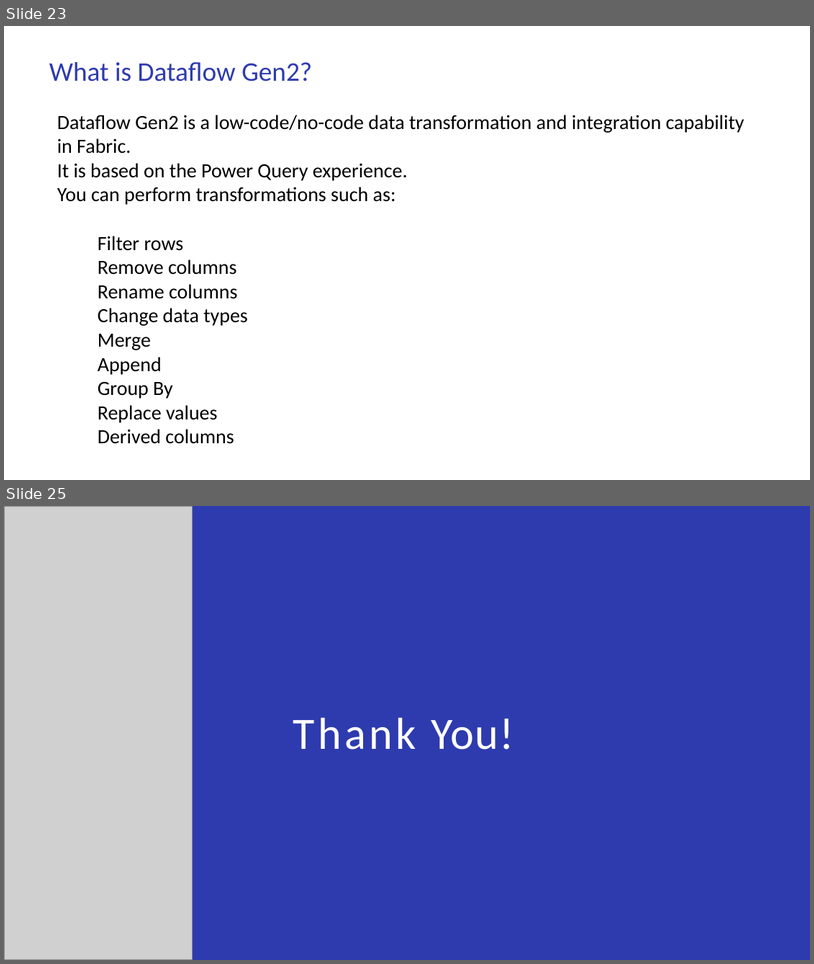
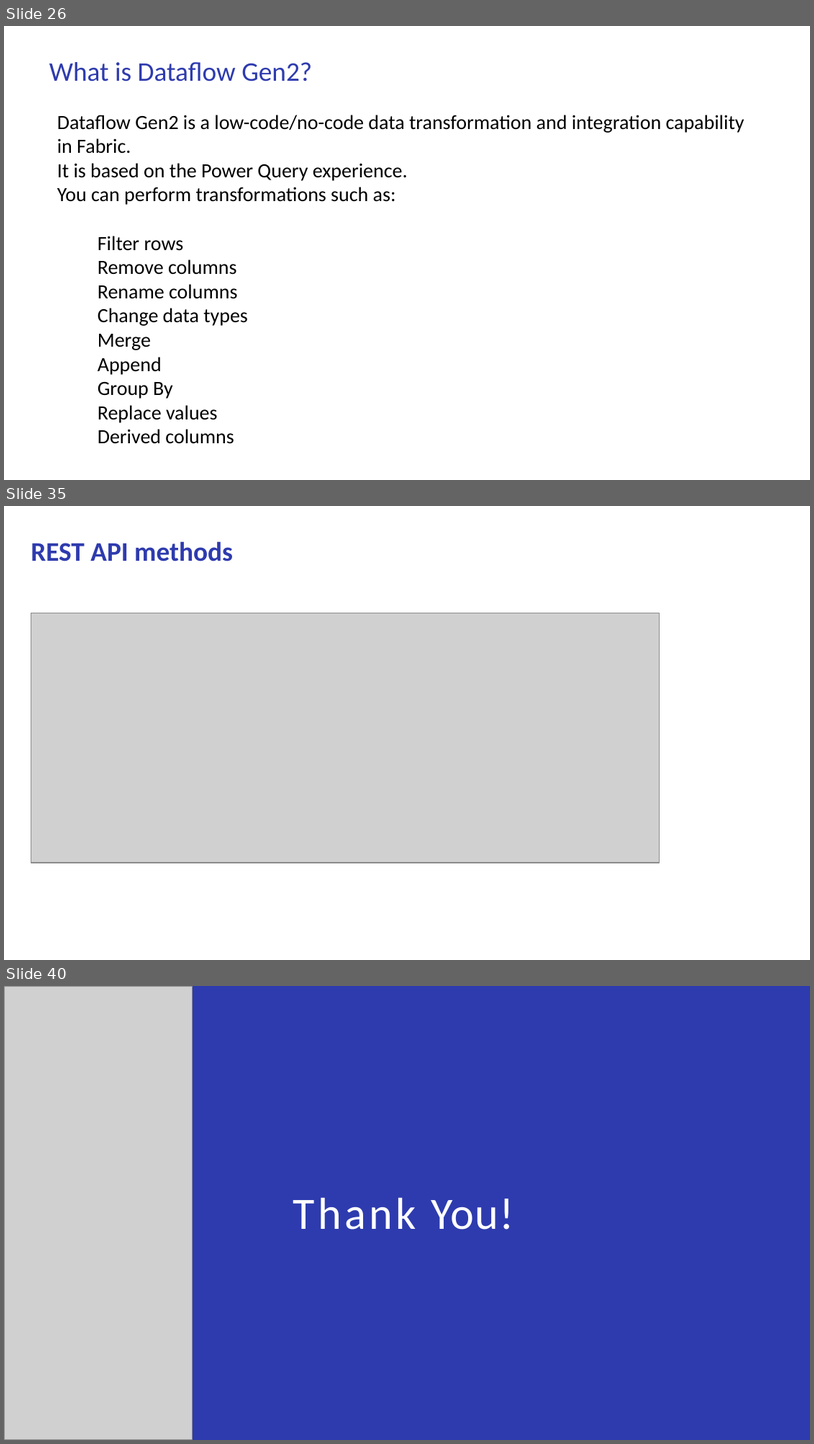
Before and after one commit to babjeereddy/ppt, a slide deck: MS_Fabric.pptx. Shown one above the other, each under a label of ours: slides 23 and 25 before the commit, slides 26, 35 and 40 after it; the slides between them are not shown. The pictures are 814x964 and 814x1444 pixels, drawn with LibreOffice and Linux fonts; fonts in the diff are those of the drawing; grey boxes stand for pictures. Boxes give left, top, right and bottom in pixels: in the first picture for what was removed or moved away, otherwise in the second. Text is boxed around its words. In the diff, an @@ line names an element or a change of style, - is before the commit and + after.

```diff
--- a/MS_Fabric.pptx
+++ b/MS_Fabric.pptx
@@ slide 35 added at [4, 506, 810, 960], background #FFFFFF @@
@@ title added at [31, 541, 233, 561], 24 pt, text #2E3BAE, bold @@
+REST API methods
@@ picture added at [31, 613, 660, 862] @@
@@ what was slide 23 is now slide 26 @@
@@ what was slide 25 is now slide 40 @@
```
Also in this commit, not shown: 1 slide changed, 14 other slides added, 3 other files.
